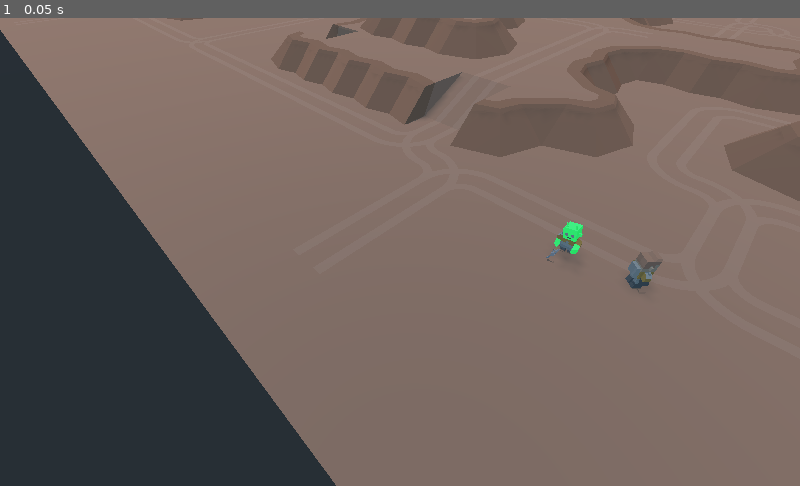
Above: before the commit, frame 1.
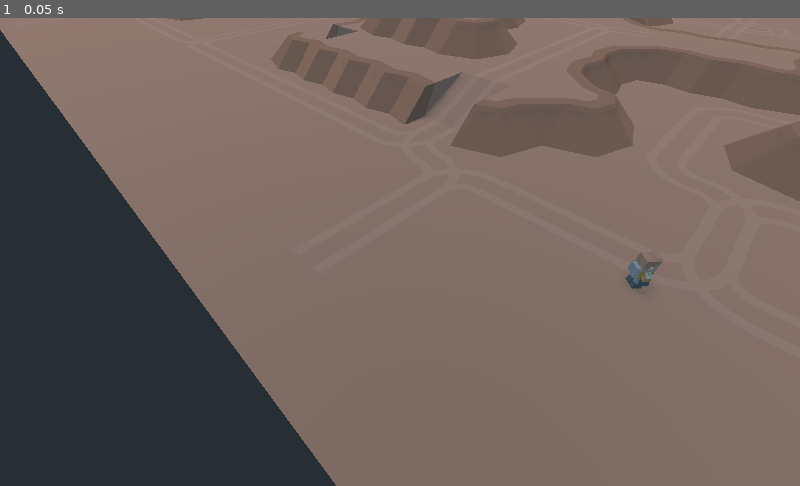
Above: after the commit, the same moment.

Repository: GameDrivenDesign/crusaders-guide-to-die-ning
Game: Godot game, scene res://game/game.tscn
Same seed, same stepped clock (60 frames per second), same inputs: the game is played once before the commit and once after it.
Inputs:
- Up to frame 1 (0.05 s): no input

The runs differ from the first frame. In frame 1, 0.2% of the frame differs, in the area x 68-73%, y 43-53%.
Error in both runs: Assertion failed. (res://addons/multiplayer/NetworkGame.gd:84)

Commit message:
give aliens different colors, sync animations

Diff:
--- a/alien/alien.gd
+++ b/alien/alien.gd
@@ -7,14 +7,33 @@
 var crystals = 0
 var collecting_time = 0
 export var collecting_time_total = 2
-var status = "Idle"
+
+var status setget set_status
+var color setget set_color
+
+func set_status(new_status):
+	if new_status != status:
+		status = new_status
+		$AnimationPlayer.play(status)
+
+func set_color(col):
+	color = col
+	var mat = SpatialMaterial.new()
+	mat.albedo_color = col
+	$model/head.set_surface_material(0, mat)
+	$model/armLeft.set_surface_material(0, mat)
+	$model/armRight.set_surface_material(0, mat)
+
+func _network_ready(is_source):
+	if is_source:
+		set_color(Color.from_hsv(rand_range(0, 360), 1, 1))
 
 # Called when the node enters the scene tree for the first time.
 func _ready():
 	global_transform.origin = $"../SpawnPoint".global_transform.origin
 
 func _process(delta):
-	status = "Idle"
+	var new_status = "Idle"
 	var moving = false
 	var new_direction = Vector3(0,0,0)
 	if Input.is_action_pressed("ui_up"):
@@ -33,7 +52,7 @@
 		direction = new_direction.normalized()
 		move_and_slide(direction * speed)
 		look_at(direction + global_transform.origin, Vector3.UP)
-		status = "Walking"
+		new_status = "Walking"
 
 	# camera movement
 	var camera = get_viewport().get_camera()
@@ -47,15 +66,13 @@
 		spawn_tower()
 
 	if collecting > 0:
-		status = "Pickaxing"
+		new_status = "Pickaxing"
 		collecting_time += delta
 		if collecting_time > collecting_time_total:
 			crystals += 1
 			collecting_time -= collecting_time_total
 
-	$AnimationPlayer.play(status)
-
-
+	set_status(new_status)
 
 func spawn_tower():
 	var offset = 1
--- a/alien/alien.tscn
+++ b/alien/alien.tscn
@@ -14,7 +14,7 @@
 length = 2.0
 loop = true
 tracks/0/type = "value"
-tracks/0/path = NodePath("Spatial/head:rotation_degrees")
+tracks/0/path = NodePath("model/head:rotation_degrees")
 tracks/0/interp = 1
 tracks/0/loop_wrap = true
 tracks/0/imported = false
@@ -26,7 +26,7 @@
 "values": [ Vector3( -0.069, 0, 10 ), Vector3( -0.069, 0, -10 ) ]
 }
 tracks/1/type = "value"
-tracks/1/path = NodePath("Spatial/body:rotation_degrees")
+tracks/1/path = NodePath("model/body:rotation_degrees")
 tracks/1/interp = 1
 tracks/1/loop_wrap = true
 tracks/1/imported = false
@@ -38,7 +38,7 @@
 "values": [ Vector3( 0, 0, 5 ), Vector3( 0, 0, -5 ) ]
 }
 tracks/2/type = "value"
-tracks/2/path = NodePath("Spatial/armLeft:rotation_degrees")
+tracks/2/path = NodePath("model/armLeft:rotation_degrees")
 tracks/2/interp = 1
 tracks/2/loop_wrap = true
 tracks/2/imported = false
@@ -50,7 +50,7 @@
 "values": [ Vector3( 0, 0, -8.09858 ) ]
 }
 tracks/3/type = "value"
-tracks/3/path = NodePath("Spatial/legLeft:rotation_degrees")
+tracks/3/path = NodePath("model/legLeft:rotation_degrees")
 tracks/3/interp = 1
 tracks/3/loop_wrap = true
 tracks/3/imported = false
@@ -62,7 +62,7 @@
 "values": [ Vector3( 0, 0, 0 ) ]
 }
 tracks/4/type = "value"
-tracks/4/path = NodePath("Spatial/legRight:rotation_degrees")
+tracks/4/path = NodePath("model/legRight:rotation_degrees")
 tracks/4/interp = 1
 tracks/4/loop_wrap = true
 tracks/4/imported = false
@@ -74,7 +74,7 @@
 "values": [ Vector3( 0, 0, 0 ) ]
 }
 tracks/5/type = "value"
-tracks/5/path = NodePath("Spatial/armRight:rotation_degrees")
+tracks/5/path = NodePath("model/armRight:rotation_degrees")
 tracks/5/interp = 1
 tracks/5/loop_wrap = true
 tracks/5/imported = false
@@ -90,7 +90,7 @@
 resource_name = "Pickaxing"
 loop = true
 tracks/0/type = "value"
-tracks/0/path = NodePath("Spatial/armRight:rotation_degrees")
+tracks/0/path = NodePath("model/armRight:rotation_degrees")
 tracks/0/interp = 1
 tracks/0/loop_wrap = true
 tracks/0/imported = false
@@ -102,7 +102,7 @@
 "values": [ Vector3( 80, 0, -25 ), Vector3( 120, 0, -25 ), Vector3( 20, 0, -25 ), Vector3( 80, 0, -25 ) ]
 }
 tracks/1/type = "value"
-tracks/1/path = NodePath("Spatial/armLeft:rotation_degrees")
+tracks/1/path = NodePath("model/armLeft:rotation_degrees")
 tracks/1/interp = 1
 tracks/1/loop_wrap = true
 tracks/1/imported = false
@@ -114,7 +114,7 @@
 "values": [ Vector3( 80, 0, 30 ), Vector3( 120, 0, 30 ), Vector3( 20, 0, 30 ), Vector3( 80, 0, 30 ) ]
 }
 tracks/2/type = "value"
-tracks/2/path = NodePath("Spatial/head:translation")
+tracks/2/path = NodePath("model/head:translation")
 tracks/2/interp = 1
 tracks/2/loop_wrap = true
 tracks/2/imported = false
@@ -126,7 +126,7 @@
 "values": [ Vector3( 0.007, 0.5, 0 ), Vector3( 0.007, 0.5, 0.0533869 ), Vector3( 0.007, 0.5, 0.0101243 ), Vector3( 0.007, 0.5, 0 ) ]
 }
 tracks/3/type = "value"
-tracks/3/path = NodePath("Spatial/head:rotation_degrees")
+tracks/3/path = NodePath("model/head:rotation_degrees")
 tracks/3/interp = 1
 tracks/3/loop_wrap = true
 tracks/3/imported = false
@@ -138,7 +138,7 @@
 "values": [ Vector3( 0, 0, 0 ), Vector3( 12.005, 0, 0 ), Vector3( -6.334, 0, 0 ), Vector3( 0, 0, 0 ) ]
 }
 tracks/4/type = "value"
-tracks/4/path = NodePath("Spatial/body:rotation_degrees")
+tracks/4/path = NodePath("model/body:rotation_degrees")
 tracks/4/interp = 1
 tracks/4/loop_wrap = true
 tracks/4/imported = false
@@ -150,7 +150,7 @@
 "values": [ Vector3( 5, 0, 0 ), Vector3( 15, 0, 0 ), Vector3( -7, 0, 0 ), Vector3( 5, 0, 0 ) ]
 }
 tracks/5/type = "value"
-tracks/5/path = NodePath("Spatial/body:translation")
+tracks/5/path = NodePath("model/body:translation")
 tracks/5/interp = 1
 tracks/5/loop_wrap = true
 tracks/5/imported = false
@@ -162,7 +162,7 @@
 "values": [ Vector3( -0.0020051, 0.223184, -0.00497615 ), Vector3( -0.0020051, 0.223184, 0.0484208 ), Vector3( -0.0020051, 0.223184, -0.00497615 ) ]
 }
 tracks/6/type = "value"
-tracks/6/path = NodePath("Spatial/legLeft:rotation_degrees")
+tracks/6/path = NodePath("model/legLeft:rotation_degrees")
 tracks/6/interp = 1
 tracks/6/loop_wrap = true
 tracks/6/imported = false
@@ -174,7 +174,7 @@
 "values": [ Vector3( 0, 0, 0 ) ]
 }
 tracks/7/type = "value"
-tracks/7/path = NodePath("Spatial/legRight:rotation_degrees")
+tracks/7/path = NodePath("model/legRight:rotation_degrees")
 tracks/7/interp = 1
 tracks/7/loop_wrap = true
 tracks/7/imported = false
@@ -188,7 +188,7 @@
 
 [sub_resource type="Animation" id=7]
 tracks/0/type = "value"
-tracks/0/path = NodePath("Spatial/head:translation")
+tracks/0/path = NodePath("model/head:translation")
 tracks/0/interp = 1
 tracks/0/loop_wrap = true
 tracks/0/imported = false
@@ -200,7 +200,7 @@
 "values": [ Vector3( -0.00655913, 0.483184, -0.00497615 ) ]
 }
 tracks/1/type = "value"
-tracks/1/path = NodePath("Spatial/head:rotation_degrees")
+tracks/1/path = NodePath("model/head:rotation_degrees")
 tracks/1/interp = 1
 tracks/1/loop_wrap = true
 tracks/1/imported = false
@@ -212,7 +212,7 @@
 "values": [ Vector3( 0, 0, -10 ) ]
 }
 tracks/2/type = "value"
-tracks/2/path = NodePath("Spatial/legRight:translation")
+tracks/2/path = NodePath("model/legRight:translation")
 tracks/2/interp = 1
 tracks/2/loop_wrap = true
 tracks/2/imported = false
@@ -224,7 +224,7 @@
 "values": [ Vector3( 0.127995, 0.223184, -0.00497615 ) ]
 }
 tracks/3/type = "value"
-tracks/3/path = NodePath("Spatial/legRight:rotation_degrees")
+tracks/3/path = NodePath("model/legRight:rotation_degrees")
 tracks/3/interp = 1
 tracks/3/loop_wrap = true
 tracks/3/imported = false
@@ -236,7 +236,7 @@
 "values": [ Vector3( -45, 0, 0 ) ]
 }
 tracks/4/type = "value"
-tracks/4/path = NodePath("Spatial/legLeft:rotation_degrees")
+tracks/4/path = NodePath("model/legLeft:rotation_degrees")
 tracks/4/interp = 1
 tracks/4/loop_wrap = true
 tracks/4/imported = false
@@ -248,7 +248,7 @@
 "values": [ Vector3( -49.918, 0, 0 ) ]
 }
 tracks/5/type = "value"
-tracks/5/path = NodePath("Spatial/armRight:rotation_degrees")
+tracks/5/path = NodePath("model/armRight:rotation_degrees")
 tracks/5/interp = 1
 tracks/5/loop_wrap = true
 tracks/5/imported = false
@@ -260,7 +260,7 @@
 "values": [ Vector3( 0, 0, 0 ) ]
 }
 tracks/6/type = "value"
-tracks/6/path = NodePath("Spatial/armLeft:rotation_degrees")
+tracks/6/path = NodePath("model/armLeft:rotation_degrees")
 tracks/6/interp = 1
 tracks/6/loop_wrap = true
 tracks/6/imported = false
@@ -272,7 +272,7 @@
 "values": [ Vector3( 70.209, 6.18197, 0 ) ]
 }
 tracks/7/type = "value"
-tracks/7/path = NodePath("Spatial/body:rotation_degrees")
+tracks/7/path = NodePath("model/body:rotation_degrees")
 tracks/7/interp = 1
 tracks/7/loop_wrap = true
 tracks/7/imported = false
@@ -284,7 +284,7 @@
 "values": [ Vector3( 0, 0, 0 ) ]
 }
 tracks/8/type = "value"
-tracks/8/path = NodePath("Spatial/body:translation")
+tracks/8/path = NodePath("model/body:translation")
 tracks/8/interp = 1
 tracks/8/loop_wrap = true
 tracks/8/imported = false
@@ -300,7 +300,7 @@
 resource_name = "Walking"
 loop = true
 tracks/0/type = "value"
-tracks/0/path = NodePath("Spatial/head:translation")
+tracks/0/path = NodePath("model/head:translation")
 tracks/0/interp = 1
 tracks/0/loop_wrap = true
 tracks/0/imported = false
@@ -312,7 +312,7 @@
 "values": [ Vector3( -0.007, 0.5, 0 ), Vector3( 0.007, 0.5, 0 ) ]
 }
 tracks/1/type = "value"
-tracks/1/path = NodePath("Spatial/head:rotation_degrees")
+tracks/1/path = NodePath("model/head:rotation_degrees")
 tracks/1/interp = 1
 tracks/1/loop_wrap = true
 tracks/1/imported = false
@@ -324,7 +324,7 @@
 "values": [ Vector3( 0, 0, -10 ), Vector3( 0, 0, 10 ) ]
 }
 tracks/2/type = "value"
-tracks/2/path = NodePath("Spatial/legRight:rotation_degrees")
+tracks/2/path = NodePath("model/legRight:rotation_degrees")
 tracks/2/interp = 1
 tracks/2/loop_wrap = true
 tracks/2/imported = false
@@ -336,7 +336,7 @@
 "values": [ Vector3( 45, 0, 0 ), Vector3( -45, 0, 0 ) ]
 }
 tracks/3/type = "value"
-tracks/3/path = NodePath("Spatial/legLeft:rotation_degrees")
+tracks/3/path = NodePath("model/legLeft:rotation_degrees")
 tracks/3/interp = 1
 tracks/3/loop_wrap = true
 tracks/3/imported = false
@@ -348,7 +348,7 @@
 "values": [ Vector3( -45, 0, 0 ), Vector3( 45, 0, 0 ) ]
 }
 tracks/4/type = "value"
-tracks/4/path = NodePath("Spatial/armRight:rotation_degrees")
+tracks/4/path = NodePath("model/armRight:rotation_degrees")
 tracks/4/interp = 1
 tracks/4/loop_wrap = true
 tracks/4/imported = false
@@ -360,7 +360,7 @@
 "values": [ Vector3( -80, 0, 0 ), Vector3( 80, 0, 0 ) ]
 }
 tracks/5/type = "value"
-tracks/5/path = NodePath("Spatial/armLeft:rotation_degrees")
+tracks/5/path = NodePath("model/armLeft:rotation_degrees")
 tracks/5/interp = 1
 tracks/5/loop_wrap = true
 tracks/5/imported = false
@@ -372,7 +372,7 @@
 "values": [ Vector3( 90, 6.182, 0 ), Vector3( -90, 6.182, 0 ) ]
 }
 tracks/6/type = "value"
-tracks/6/path = NodePath("Spatial/body:rotation_degrees")
+tracks/6/path = NodePath("model/body:rotation_degrees")
 tracks/6/interp = 1
 tracks/6/loop_wrap = true
 tracks/6/imported = false
@@ -631,10 +631,10 @@
 anims/RESET = SubResource( 7 )
 anims/Walking = SubResource( 8 )
 
-[node name="Spatial" type="Spatial" parent="."]
+[node name="model" type="Spatial" parent="."]
 transform = Transform( 0.5, 0, 0, 0, 0.5, 0, 0, 0, 0.5, 0, 0, 0 )
 
-[node name="armRight" type="MeshInstance" parent="Spatial"]
+[node name="armRight" type="MeshInstance" parent="model"]
 transform = Transform( 1, 0, 0, 0, 1, 0, 0, 0, 1, 0.133226, 0.459452, -0.00497615 )
 mesh = SubResource( 2 )
 skeleton = NodePath("")
@@ -642,10 +642,10 @@
 material/1 = null
 material/2 = null
 
-[node name="toolPickaxe" parent="Spatial/armRight" instance=ExtResource( 7 )]
+[node name="toolPickaxe" parent="model/armRight" instance=ExtResource( 7 )]
 transform = Transform( -0.207888, -0.0436685, -0.452632, 0.451492, 0.0395005, -0.211175, 0.0542018, -0.496521, 0.0230086, 0.00260163, -0.279446, 0.0160802 )
 
-[node name="armLeft" type="MeshInstance" parent="Spatial"]
+[node name="armLeft" type="MeshInstance" parent="model"]
 transform = Transform( 0.853409, 0.0869782, 0.0312986, 0, 0.290646, -0.807698, -0.0924382, 0.803001, 0.288956, -0.132005, 0.473184, -0.00497615 )
 mesh = SubResource( 1 )
 skeleton = NodePath("")
@@ -653,7 +653,7 @@
 material/1 = null
 material/2 = null
 
-[node name="head" type="MeshInstance" parent="Spatial"]
+[node name="head" type="MeshInstance" parent="model"]
 transform = Transform( 0.25605, 0.0451485, 0, -0.0451485, 0.25605, 0, 0, 0, 0.26, -0.00655913, 0.483184, -0.00497615 )
 mesh = SubResource( 4 )
 skeleton = NodePath("")
@@ -661,7 +661,7 @@
 material/1 = null
 material/2 = null
 
-[node name="body" type="MeshInstance" parent="Spatial"]
+[node name="body" type="MeshInstance" parent="model"]
 transform = Transform( 1, 0, 0, 0, 1, 0, 0, 0, 1, -0.0020051, 0.223184, -0.00497615 )
 mesh = SubResource( 3 )
 skeleton = NodePath("")
@@ -669,7 +669,7 @@
 material/1 = null
 material/2 = null
 
-[node name="legLeft" type="MeshInstance" parent="Spatial"]
+[node name="legLeft" type="MeshInstance" parent="model"]
 transform = Transform( 1, 0, 0, 0, 0.643883, 0.765124, 0, -0.765124, 0.643883, -0.132005, 0.223184, -0.00497615 )
 mesh = SubResource( 5 )
 skeleton = NodePath("")
@@ -677,7 +677,7 @@
 material/1 = null
 material/2 = null
 
-[node name="legRight" type="MeshInstance" parent="Spatial"]
+[node name="legRight" type="MeshInstance" parent="model"]
 transform = Transform( 0.8584, 0, 0, 0, 0.60698, 0.60698, 0, -0.60698, 0.60698, 0.127995, 0.223184, -0.00497615 )
 mesh = SubResource( 6 )
 skeleton = NodePath("")
@@ -691,5 +691,7 @@
 
 [node name="Sync" type="Node" parent="."]
 script = ExtResource( 8 )
-interpolated_synced = PoolStringArray( "transform" )
+initial = PoolStringArray( "color" )
+synced = PoolStringArray( "status" )
+unreliable_synced = PoolStringArray( "transform" )
 process_only_network_master = true
--- a/astronaut/astronaut.tscn
+++ b/astronaut/astronaut.tscn
@@ -308,5 +308,5 @@
 
 [node name="Sync" type="Node" parent="."]
 script = ExtResource( 9 )
-interpolated_synced = PoolStringArray( "transform" )
+unreliable_synced = PoolStringArray( "transform" )
 process_only_network_master = true
--- a/crystal/crystal.tscn
+++ b/crystal/crystal.tscn
@@ -45,7 +45,7 @@
 }
 
 [sub_resource type="CylinderShape" id=2]
-radius = 0.805793
+radius = 0.989079
 
 [node name="crystal" type="Spatial"]
 script = ExtResource( 4 )
--- a/game/game.tscn
+++ b/game/game.tscn
@@ -39,7 +39,7 @@
 transform = Transform( 1, 0, 0, 0, 1, 0, 0, 0, 1, -0.0212345, 0, -0.0217981 )
 
 [node name="SpawnPoint" type="Spatial" parent="game"]
-transform = Transform( 1, 0, 0, 0, 1, 0, 0, 0, 1, -1.37502, 0, 1.10984 )
+transform = Transform( 1, 0, 0, 0, 1, 0, 0, 0, 1, -1.16815, 0, 18.7785 )
 
 [node name="EnemySpawnPoints" type="Spatial" parent="game"]
 
